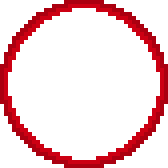
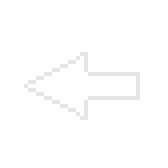
Comparing the layer stacks of the two 168px x 168px images. Changes:
added layer "back-button copy" above "back-button" over [24, 52, 140, 120]
hid "select" over [0, 0, 168, 168]
